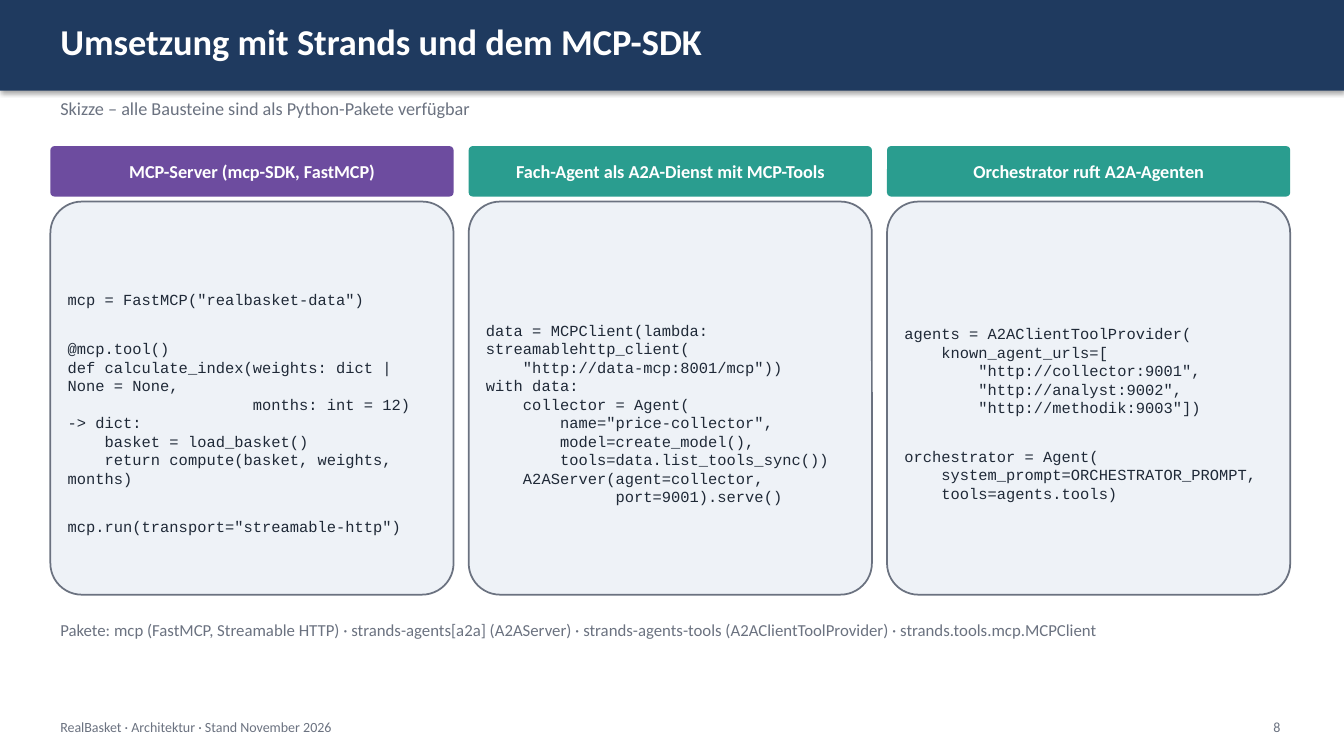
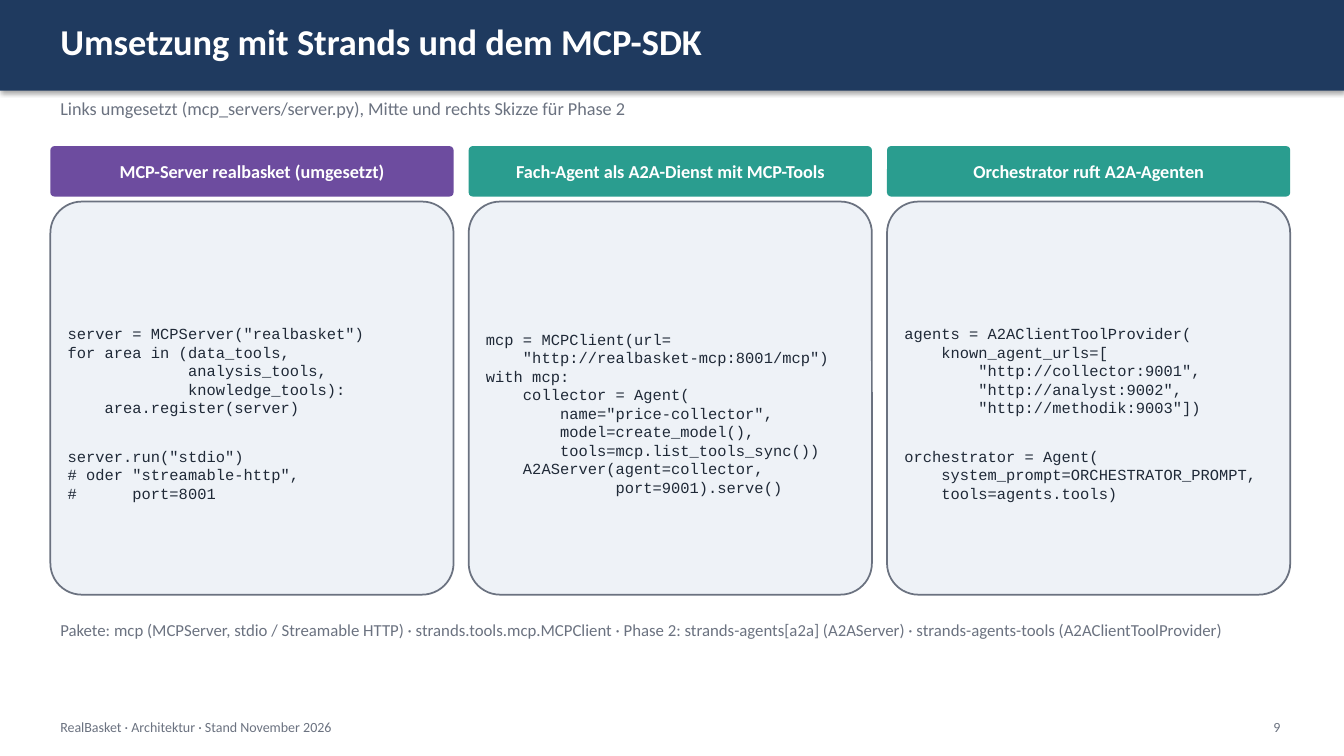
Before and after one commit to ValentinIliu1212/real-basket, a slide deck: slide 9 of docs/architecture/RealBasket_Architektur_Vorschlag_MCP_A2A.pptx (slide 8 before the commit). Drawn at 1344x756 pixels with LibreOffice and Linux fonts; fonts in the diff are those of the drawing. Boxes give left, top, right and bottom in pixels: in the first picture for what was removed or moved away, otherwise in the second. Text is boxed around its words. In the diff, an @@ line names an element or a change of style, - is before the commit and + after.

Commit message:
MCP phase 1: one MCP server 'realbasket' with areas data, analysis, knowledge
- mcp_servers/server.py builds one server from data_tools, analysis_tools, knowledge_tools (--areas for a later split); console script real-basket-mcp

- analysis tools (investigate_deviation, get_regional_rents) moved from in-process Strands tools to MCP

- orchestrator uses a single MCPClient (stdio or MCP_URL); collector sub-agent filtered to get_prices

- fix: investigate_deviation(level=category) no longer overwrites the driver list with category labels

- 45 tests incl. MCP contract and stdio end-to-end tests; README, process doc and architecture decks updated

```diff
--- a/docs/architecture/RealBasket_Architektur_Vorschlag_MCP_A2A.pptx
+++ b/docs/architecture/RealBasket_Architektur_Vorschlag_MCP_A2A.pptx
@@ text at (x1=60, y1=102, x2=625, y2=118): text changed @@
-Skizze – alle Bausteine sind als Python-Pakete verfügbar
+Links umgesetzt (mcp_servers/server.py), Mitte und rechts Skizze für Phase 2
@@ text in rounded rectangle at (x1=120, y1=164, x2=384, y2=181): text changed @@
-MCP-Server (mcp-SDK, FastMCP)
+MCP-Server realbasket (umgesetzt)
@@ text in rounded rectangle at (x1=68, y1=328, x2=364, y2=502): text changed @@
-mcp = FastMCP("realbasket-data")
-@mcp.tool()
-def calculate_index(weights: dict | None = None,
-months: int = 12) -> dict:
-basket = load_basket()
-return compute(basket, weights, months)
-mcp.run(transport="streamable-http")
+server = MCPServer("realbasket")
+for area in (data_tools,
+analysis_tools,
+knowledge_tools):
+area.register(server)
+server.run("stdio")
+# oder "streamable-http",
+# port=8001
@@ text in rounded rectangle at (x1=486, y1=334, x2=829, y2=385): text changed @@
-data = MCPClient(lambda: streamablehttp_client(
-"http://data-mcp:8001/mcp"))
-with data:
+mcp = MCPClient(url=
+"http://realbasket-mcp:8001/mcp")
+with mcp:
@@ text in rounded rectangle at (x1=560, y1=445, x2=819, y2=459): text changed @@
-tools=data.list_tools_sync())
+tools=mcp.list_tools_sync())
@@ text at (x1=60, y1=624, x2=1222, y2=639): text changed @@
-Pakete: mcp (FastMCP, Streamable HTTP) · strands-agents[a2a] (A2AServer) · strands-agents-tools (A2AClientToolProvider) · strands.tools.mcp.MCPClient
+Pakete: mcp (MCPServer, stdio / Streamable HTTP) · strands.tools.mcp.MCPClient · Phase 2: strands-agents[a2a] (A2AServer) · strands-agents-tools (A2AClientToolProvider)
@@ text at (x1=1273, y1=723, x2=1280, y2=732): text changed @@
-8
+9
```
Also in this commit, not shown: 8 other slides changed, 1 slide added, 22 other files.
